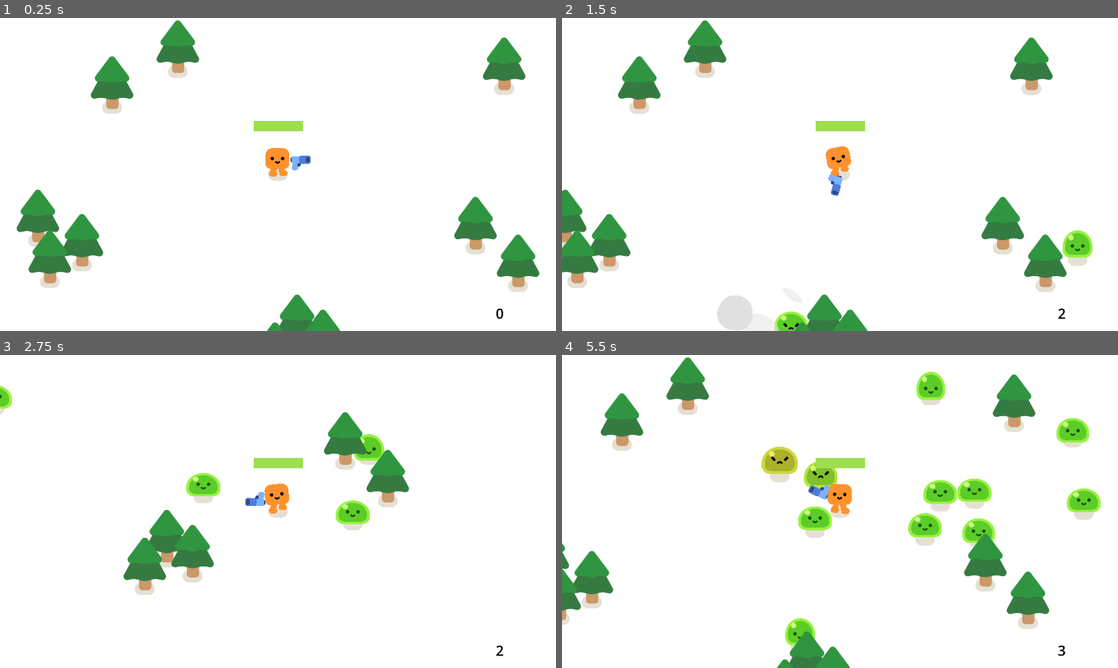
Above: before the commit, frames 1-4 (two rows, left to right).
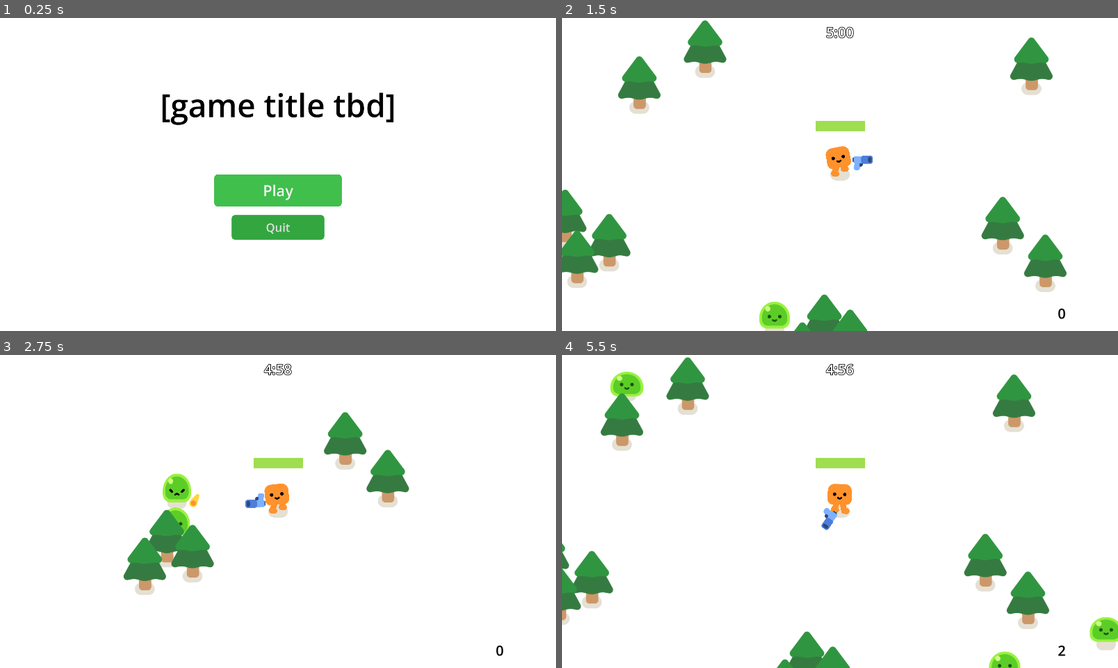
Above: after the commit, the same moments.

Repository: dpassailaigue/QGDC_Game_Jam_2026_DArtagnan_Gavin
Game: Godot game, scene res://main_menu.tscn
The game is run twice, just before and just after one commit, with the same random seed, the same clock (stepped at 60 frames per second) and the same inputs. Before the commit the project starts from res://survivors_game.tscn.
Inputs (mouse positions are in pixels of both pictures, inside the frame that each line leads up to):
- Up to frame 1 (0.25 s): no input
- Up to frame 2 (1.5 s): click (840, 190) at 0.5 s, where only the run after the commit has a clickable "Play"; hold D (move_right) from 1.28 s (still down)
- Up to frame 3 (2.75 s): release D (move_right) at 2.03 s; hold S (move_down) from 2.03 s (still down)
- Up to frame 4 (5.5 s): release S (move_down) at 2.78 s; hold D (move_right) 2.78-3.53 s; hold W (move_up) 3.53-4.28 s; hold A (move_left) from 4.28 s (still down)

The runs differ from the first frame. In frame 1, 13% of the frame differs, in the area x 3-97%, y 0-100%; in frame 2, 1.9%; in frame 3, 2.2%; in frame 4, 6.2%.

Commit message:
Added Fire, Slow, and Explosion effects Added draft main menu scene Fixed a few bugs with the player and enemy scripts

Diff:
--- a/Game Jam Project/bullet_2d.gd
+++ b/Game Jam Project/bullet_2d.gd
@@ -1,30 +1,51 @@
 extends Area2D
 
-static var chain_length = 2
-var chain = chain_length
+const SPEED = 10000
+const RANGE = 12000
+# Chain targets must be within the gun's range of the player, so chains stay on screen
+const MAX_TARGET_RANGE = preload("res://gun.gd").MAX_RANGE
+
 var travelled_distance = 0
+var hit_bodies := {} # bodies this bullet already hit, so nothing gets hit twice
 
 @onready var game = get_node("/root/Game")
-
-func _ready() -> void:
-	game.upgrade_select.connect(_on_upgrade_select)
+@onready var player = get_node("/root/Game/Player")
+@onready var chain = game.chain_length
 
 func _physics_process(delta):
-	print(chain_length)
-	const SPEED = 10000
-	const RANGE = 12000
+	var motion = Vector2.RIGHT.rotated(rotation) * SPEED * delta
 
-	position += Vector2.RIGHT.rotated(rotation) * SPEED * delta
+	# The bullet moves ~170px per frame, so it can jump clean over an enemy
+	# between frames. Raycast along this frame's path to catch those hits.
+	var hit = _sweep(global_position, global_position + motion)
+	if hit:
+		global_position = hit.position
+		_hit(hit.collider)
+		return # direction may have changed (chaining); continue next frame
 
+	position += motion
 	travelled_distance += SPEED * delta
 	if travelled_distance > RANGE:
 		queue_free()
+
+func _sweep(from: Vector2, to: Vector2) -> Dictionary:
+	var query = PhysicsRayQueryParameters2D.create(from, to, collision_mask)
+	var exclude: Array[RID] = [player.get_rid()]
+	for body in hit_bodies:
+		if is_instance_valid(body):
+			exclude.append(body.get_rid())
+	query.exclude = exclude
+	return get_world_2d().direct_space_state.intersect_ray(query)
 
 func find_enemy():
 	var enemies_in_range = %EnemyScanner.get_overlapping_bodies()
 	var closest_body = null
 	var min_distance = INF
 	for body in enemies_in_range:
+		if body in hit_bodies:
+			continue
+		if player.global_position.distance_to(body.global_position) > MAX_TARGET_RANGE:
+			continue
 		var dist = global_position.distance_to(body.global_position)
 		if dist < min_distance and dist >= 100:
 			closest_body = body
@@ -33,14 +54,18 @@
 		look_at(closest_body.global_position)
 
 func _on_body_entered(body):
+	_hit(body)
+
+func _hit(body):
+	if body == player or body in hit_bodies or is_queued_for_deletion():
+		return
+	hit_bodies[body] = true
 	chain -= 1
 	if chain <= 0:
 		queue_free()
 	else:
 		find_enemy()
+	if body.has_method("apply_hit_effects"):
+		body.apply_hit_effects()
 	if body.has_method("take_damage"):
-		body.take_damage()
-
-static func _on_upgrade_select(upgrade_name):
-	if upgrade_name == "CHAIN":
-		chain_length += 1
+		body.take_damage(game.damage)
--- a/Game Jam Project/bullet_2d.tscn
+++ b/Game Jam Project/bullet_2d.tscn
@@ -7,7 +7,7 @@
 radius = 15.0333
 
 [sub_resource type="CircleShape2D" id="CircleShape2D_e2vlj"]
-radius = 987.0
+radius = 500.0
 
 [node name="Bullet2D" type="Area2D" unique_id=336674534]
 top_level = true
--- a/Game Jam Project/game.gd
+++ b/Game Jam Project/game.gd
@@ -3,11 +3,67 @@
 signal xp
 signal upgrade_select(upgrade_name: String)
 
+signal countdown_finished
+
+const COUNTDOWN_DURATION := 5.0 * 60.0
+const WAVE_DURATION := 60.0
+const MIN_SPAWN_RATE := 1.0 # spawns per second at the start of each minute
+const MAX_SPAWN_RATE := 10.0 # spawns per second at the end of each minute
+
+const ALL_UPGRADES := ["DAMAGE", "SPEED", "CHAIN", "FIRE", "EXPLODE", "SLOW"]
+
 @onready var buttons = [%Button1, %Button2, %Button3]
+
+var time_left := COUNTDOWN_DURATION
+var countdown_label: Label
+
+# Upgrade stats (SPEED lives on the player)
+var damage := 1.0
+var chain_length := 2
+var fire_level := 0
+var explode_level := 0
+var slow_level := 0
 
 func _ready() -> void:
 	for button in buttons:
-		button.pressed.connect(_on_button_pressed.bind(button.text))
+		# Read the text at press time, since it changes every level-up
+		button.pressed.connect(func(): _on_button_pressed(button.text))
+	_create_countdown_label()
+	_update_spawn_rate()
+
+func _process(delta: float) -> void:
+	if time_left <= 0.0:
+		return
+	time_left = max(time_left - delta, 0.0)
+	_update_countdown_label()
+	if time_left == 0.0:
+		$Timer.stop()
+		countdown_finished.emit()
+
+# Spawn rate ramps linearly from MIN to MAX over each minute, then resets.
+func _update_spawn_rate() -> void:
+	var elapsed := COUNTDOWN_DURATION - time_left
+	var wave_progress := fmod(elapsed, WAVE_DURATION) / WAVE_DURATION
+	var rate := lerpf(MIN_SPAWN_RATE, MAX_SPAWN_RATE, wave_progress)
+	$Timer.wait_time = 1.0 / rate
+
+func _create_countdown_label() -> void:
+	var layer := CanvasLayer.new()
+	add_child(layer)
+	countdown_label = Label.new()
+	countdown_label.set_anchors_preset(Control.PRESET_CENTER_TOP)
+	countdown_label.grow_horizontal = Control.GROW_DIRECTION_BOTH
+	countdown_label.horizontal_alignment = HORIZONTAL_ALIGNMENT_CENTER
+	countdown_label.position.y = 16
+	countdown_label.add_theme_font_size_override("font_size", 48)
+	countdown_label.add_theme_color_override("font_outline_color", Color.BLACK)
+	countdown_label.add_theme_constant_override("outline_size", 8)
+	layer.add_child(countdown_label)
+	_update_countdown_label()
+
+func _update_countdown_label() -> void:
+	var total := int(ceil(time_left))
+	countdown_label.text = "%d:%02d" % [floori(total / 60.0), total % 60]
 
 func spawn_mob():
 	%PathFollow2D.progress_ratio = randf()
@@ -17,7 +73,10 @@
 	add_child(new_mob)
 
 func _on_timer_timeout():
+	if time_left <= 0.0:
+		return
 	spawn_mob()
+	_update_spawn_rate()
 
 
 func _on_player_health_depleted():
@@ -29,11 +88,50 @@
 
 
 func _on_player_upgraded() -> void:
+	var options := ALL_UPGRADES.duplicate()
+	options.shuffle()
+	for i in buttons.size():
+		buttons[i].text = options[i]
 	%UpgradeScreen.show()
 	get_tree().paused = true
 
 
 func _on_button_pressed(upgrade_name) -> void:
+	match upgrade_name:
+		"DAMAGE": damage += 1.0
+		"CHAIN": chain_length += 1
+		"FIRE": fire_level += 1
+		"EXPLODE": explode_level += 1
+		"SLOW": slow_level += 1
 	upgrade_select.emit(upgrade_name)
 	%UpgradeScreen.hide()
 	get_tree().paused = false
+
+
+# --- Upgrade effect formulas ---
+
+# Fire: 2s burn dealing 0.25/tick at level 1; each level adds +0.5s and +0.1/tick
+func get_burn_duration() -> float:
+	return 2.0 + 0.5 * (fire_level - 1)
+
+func get_burn_damage_per_tick() -> float:
+	return 0.25 + 0.1 * (fire_level - 1)
+
+# Slow: 1.5s at level 1; each level adds +0.75s
+func get_slow_duration() -> float:
+	return 1.5 + 0.75 * (slow_level - 1)
+
+# Explode: damage = player damage; radius 150 at level 1, +50 per level
+func get_explosion_radius() -> float:
+	return 150.0 + 50.0 * (explode_level - 1)
+
+func explode_at(pos: Vector2) -> void:
+	var radius := get_explosion_radius()
+	for mob in get_tree().get_nodes_in_group("mobs"):
+		if mob.global_position.distance_to(pos) <= radius:
+			mob.take_damage(damage)
+
+
+func _on_main_menu_button_pressed() -> void:
+	get_tree().paused = false
+	get_tree().change_scene_to_file("res://main_menu.tscn")
--- a/Game Jam Project/gun.gd
+++ b/Game Jam Project/gun.gd
@@ -1,24 +1,40 @@
 extends Area2D
+
+# Max distance (from the player) an enemy can be targeted at. The screen is
+# 1920x1080 with the camera on the player, so 500 keeps targets on screen.
+const MAX_RANGE := 500.0
+
+var target: Node2D = null
+
+@onready var player: Node2D = get_parent()
 
 
 func _process(_delta):
 	var enemies_in_range = get_overlapping_bodies()
 	var closest_body = null
-	var min_distance = INF
+	var min_distance = MAX_RANGE
 	for body in enemies_in_range:
-		var dist = global_position.distance_to(body.global_position)
-		if dist < min_distance:
+		var dist = player.global_position.distance_to(body.global_position)
+		if dist <= min_distance:
 			closest_body = body
 			min_distance = dist
-	if enemies_in_range.size() > 0:
-		look_at(closest_body.global_position)
+	target = closest_body
+	if target:
+		look_at(target.global_position)
 
 
 func shoot():
+	# Only shoot when an enemy is within range
+	if not is_instance_valid(target):
+		return
 	const BULLET = preload("res://bullet_2d.tscn")
 	var new_bullet = BULLET.instantiate()
-	new_bullet.global_transform = %ShootingPoint.global_transform
-	%ShootingPoint.add_child(new_bullet)
+	# Fire from the player's center so enemies between the gun and the player still get hit
+	var origin := player.global_position
+	var angle := origin.direction_to(target.global_position).angle()
+	player.get_parent().add_child(new_bullet)
+	new_bullet.global_position = origin
+	new_bullet.global_rotation = angle
 
 
 func _on_timer_timeout() -> void:
--- /dev/null
+++ b/Game Jam Project/main_menu.gd
@@ -0,0 +1,16 @@
+extends Control
+
+const GAME_SCENE := "res://survivors_game.tscn"
+
+
+func _ready() -> void:
+	get_tree().paused = false
+	%PlayButton.grab_focus()
+
+
+func _on_play_button_pressed() -> void:
+	get_tree().change_scene_to_file(GAME_SCENE)
+
+
+func _on_quit_button_pressed() -> void:
+	get_tree().quit()
--- /dev/null
+++ b/Game Jam Project/main_menu.tscn
@@ -0,0 +1,102 @@
+[gd_scene format=3]
+
+[ext_resource type="Script" path="res://main_menu.gd" id="1_menu"]
+
+[sub_resource type="StyleBoxFlat" id="StyleBoxFlat_normal"]
+bg_color = Color(0.2, 0.65, 0.25, 1)
+corner_radius_top_left = 12
+corner_radius_top_right = 12
+corner_radius_bottom_right = 12
+corner_radius_bottom_left = 12
+
+[sub_resource type="StyleBoxFlat" id="StyleBoxFlat_hover"]
+bg_color = Color(0.25, 0.75, 0.3, 1)
+corner_radius_top_left = 12
+corner_radius_top_right = 12
+corner_radius_bottom_right = 12
+corner_radius_bottom_left = 12
+
+[sub_resource type="StyleBoxFlat" id="StyleBoxFlat_pressed"]
+bg_color = Color(0.15, 0.5, 0.2, 1)
+corner_radius_top_left = 12
+corner_radius_top_right = 12
+corner_radius_bottom_right = 12
+corner_radius_bottom_left = 12
+
+[node name="MainMenu" type="Control"]
+layout_mode = 3
+anchors_preset = 15
+anchor_right = 1.0
+anchor_bottom = 1.0
+grow_horizontal = 2
+grow_vertical = 2
+script = ExtResource("1_menu")
+
+[node name="Background" type="ColorRect" parent="."]
+layout_mode = 1
+anchors_preset = 15
+anchor_right = 1.0
+anchor_bottom = 1.0
+grow_horizontal = 2
+grow_vertical = 2
+color = Color(1, 1, 1, 1)
+
+[node name="Title" type="Label" parent="."]
+layout_mode = 1
+anchors_preset = 5
+anchor_left = 0.5
+anchor_right = 0.5
+offset_left = -600.0
+offset_top = 220.0
+offset_right = 600.0
+offset_bottom = 380.0
+grow_horizontal = 2
+theme_override_colors/font_color = Color(0, 0, 0, 1)
+theme_override_font_sizes/font_size = 110
+text = "[game title tbd]"
+horizontal_alignment = 1
+vertical_alignment = 1
+
+[node name="PlayButton" type="Button" parent="."]
+unique_name_in_owner = true
+layout_mode = 1
+anchors_preset = 8
+anchor_left = 0.5
+anchor_top = 0.5
+anchor_right = 0.5
+anchor_bottom = 0.5
+offset_left = -220.0
+offset_top = 0.0
+offset_right = 220.0
+offset_bottom = 110.0
+grow_horizontal = 2
+grow_vertical = 2
+theme_override_font_sizes/font_size = 52
+theme_override_styles/normal = SubResource("StyleBoxFlat_normal")
+theme_override_styles/hover = SubResource("StyleBoxFlat_hover")
+theme_override_styles/pressed = SubResource("StyleBoxFlat_pressed")
+theme_override_styles/focus = SubResource("StyleBoxFlat_hover")
+text = "Play"
+
+[node name="QuitButton" type="Button" parent="."]
+layout_mode = 1
+anchors_preset = 8
+anchor_left = 0.5
+anchor_top = 0.5
+anchor_right = 0.5
+anchor_bottom = 0.5
+offset_left = -160.0
+offset_top = 140.0
+offset_right = 160.0
+offset_bottom = 225.0
+grow_horizontal = 2
+grow_vertical = 2
+theme_override_font_sizes/font_size = 40
+theme_override_styles/normal = SubResource("StyleBoxFlat_normal")
+theme_override_styles/hover = SubResource("StyleBoxFlat_hover")
+theme_override_styles/pressed = SubResource("StyleBoxFlat_pressed")
+theme_override_styles/focus = SubResource("StyleBoxFlat_hover")
+text = "Quit"
+
+[connection signal="pressed" from="PlayButton" to="." method="_on_play_button_pressed"]
+[connection signal="pressed" from="QuitButton" to="." method="_on_quit_button_pressed"]
--- a/Game Jam Project/mob.gd
+++ b/Game Jam Project/mob.gd
@@ -2,37 +2,90 @@
 
 signal died
 
+const BURN_TICK_INTERVAL := 0.5
+const SLOW_MULTIPLIER := 0.75 # flat 25% speed decrease
+
 var speed = randf_range(200, 300)
-static var damage = 1
-var health = 3
+var health = 3.0
+var dead := false
+
+# Status effects
+var burn_time_left := 0.0
+var burn_damage_per_tick := 0.0
+var burn_tick_timer := 0.0
+var slow_time_left := 0.0
 
 @onready var player = get_node("/root/Game/Player")
 @onready var game = get_node("/root/Game")
 
 
 func _ready():
+	add_to_group("mobs")
 	%Slime.play_walk()
-	game.upgrade_select.connect(_on_upgrade_select)
 
 
-func _physics_process(_delta):
+func _physics_process(delta):
+	_process_status_effects(delta)
+	if dead:
+		return
+
+	var current_speed = speed
+	if slow_time_left > 0.0:
+		current_speed *= SLOW_MULTIPLIER
 	var direction = global_position.direction_to(player.global_position)
-	velocity = direction * speed
+	velocity = direction * current_speed
 	move_and_slide()
 
 
-func take_damage():
+func _process_status_effects(delta):
+	if slow_time_left > 0.0:
+		slow_time_left -= delta
+
+	if burn_time_left > 0.0:
+		burn_time_left -= delta
+		burn_tick_timer += delta
+		if burn_tick_timer >= BURN_TICK_INTERVAL:
+			burn_tick_timer -= BURN_TICK_INTERVAL
+			take_damage(burn_damage_per_tick)
+
+	# Tint: orange while burning, blue while slowed
+	if burn_time_left > 0.0:
+		%Slime.modulate = Color(1.0, 0.55, 0.3)
+	elif slow_time_left > 0.0:
+		%Slime.modulate = Color(0.55, 0.75, 1.0)
+	else:
+		%Slime.modulate = Color.WHITE
+
+
+# Called by bullets on hit, applies whichever on-hit upgrades the player owns.
+func apply_hit_effects():
+	if game.fire_level > 0:
+		burn_time_left = game.get_burn_duration()
+		burn_damage_per_tick = game.get_burn_damage_per_tick()
+		burn_tick_timer = 0.0
+	if game.slow_level > 0:
+		slow_time_left = game.get_slow_duration()
+
+
+func take_damage(amount: float):
+	if dead:
+		return
 	%Slime.play_hurt()
-	health -= damage
+	health -= amount
 
 	if health <= 0:
-		var smoke_scene = preload("res://smoke_explosion/smoke_explosion.tscn")
-		var smoke = smoke_scene.instantiate()
-		died.emit()
-		get_parent().add_child(smoke)
-		smoke.global_position = global_position
-		queue_free()
+		die()
 
-static func _on_upgrade_select(upgrade_name):
-	if upgrade_name == "DAMAGE":
-		damage += 1
+
+func die():
+	dead = true
+	remove_from_group("mobs")
+	var smoke_scene = preload("res://smoke_explosion/smoke_explosion.tscn")
+	var smoke = smoke_scene.instantiate()
+	died.emit()
+	get_parent().add_child(smoke)
+	smoke.global_position = global_position
+	if game.explode_level > 0:
+		# Deferred so chain reactions don't recurse deeply in one call stack
+		game.explode_at.call_deferred(global_position)
+	queue_free()
--- a/Game Jam Project/project.godot
+++ b/Game Jam Project/project.godot
@@ -75,7 +75,7 @@
 [application]
 
 config/name="QGDC Game Jam 2026 Project"
-run/main_scene="res://survivors_game.tscn"
+run/main_scene="res://main_menu.tscn"
 config/features=PackedStringArray("4.7", "Forward Plus")
 config/icon="res://icon.png"
 
--- a/Game Jam Project/survivors_game.tscn
+++ b/Game Jam Project/survivors_game.tscn
@@ -12,6 +12,27 @@
 
 [sub_resource type="LabelSettings" id="LabelSettings_cobfd"]
 font_size = 48
+
+[sub_resource type="StyleBoxFlat" id="StyleBoxFlat_menu_normal"]
+bg_color = Color(0.2, 0.65, 0.25, 1)
+corner_radius_top_left = 12
+corner_radius_top_right = 12
+corner_radius_bottom_right = 12
+corner_radius_bottom_left = 12
+
+[sub_resource type="StyleBoxFlat" id="StyleBoxFlat_menu_hover"]
+bg_color = Color(0.25, 0.75, 0.3, 1)
+corner_radius_top_left = 12
+corner_radius_top_right = 12
+corner_radius_bottom_right = 12
+corner_radius_bottom_left = 12
+
+[sub_resource type="StyleBoxFlat" id="StyleBoxFlat_menu_pressed"]
+bg_color = Color(0.15, 0.5, 0.2, 1)
+corner_radius_top_left = 12
+corner_radius_top_right = 12
+corner_radius_bottom_right = 12
+corner_radius_bottom_left = 12
 
 [node name="Game" type="Node2D" unique_id=327747119]
 y_sort_enabled = true
@@ -61,6 +82,28 @@
 horizontal_alignment = 1
 vertical_alignment = 1
 
+[node name="MainMenuButton" type="Button" parent="GameOver/ColorRect"]
+unique_name_in_owner = true
+process_mode = 3
+layout_mode = 1
+anchors_preset = 8
+anchor_left = 0.5
+anchor_top = 0.5
+anchor_right = 0.5
+anchor_bottom = 0.5
+offset_left = -220.0
+offset_top = 130.0
+offset_right = 220.0
+offset_bottom = 230.0
+grow_horizontal = 2
+grow_vertical = 2
+theme_override_font_sizes/font_size = 40
+theme_override_styles/normal = SubResource("StyleBoxFlat_menu_normal")
+theme_override_styles/hover = SubResource("StyleBoxFlat_menu_hover")
+theme_override_styles/pressed = SubResource("StyleBoxFlat_menu_pressed")
+theme_override_styles/focus = SubResource("StyleBoxFlat_menu_hover")
+text = "Back to main menu"
+
 [node name="UpgradeScreen" type="CanvasLayer" parent="." unique_id=1191910023]
 unique_name_in_owner = true
 visible = false
@@ -157,3 +200,4 @@
 [connection signal="timeout" from="Timer" to="." method="_on_timer_timeout"]
 [connection signal="health_depleted" from="Player" to="." method="_on_player_health_depleted"]
 [connection signal="upgraded" from="Player" to="." method="_on_player_upgraded"]
+[connection signal="pressed" from="GameOver/ColorRect/MainMenuButton" to="." method="_on_main_menu_button_pressed"]
Not shown, added: Game Jam Project/main_menu.gd.uid
